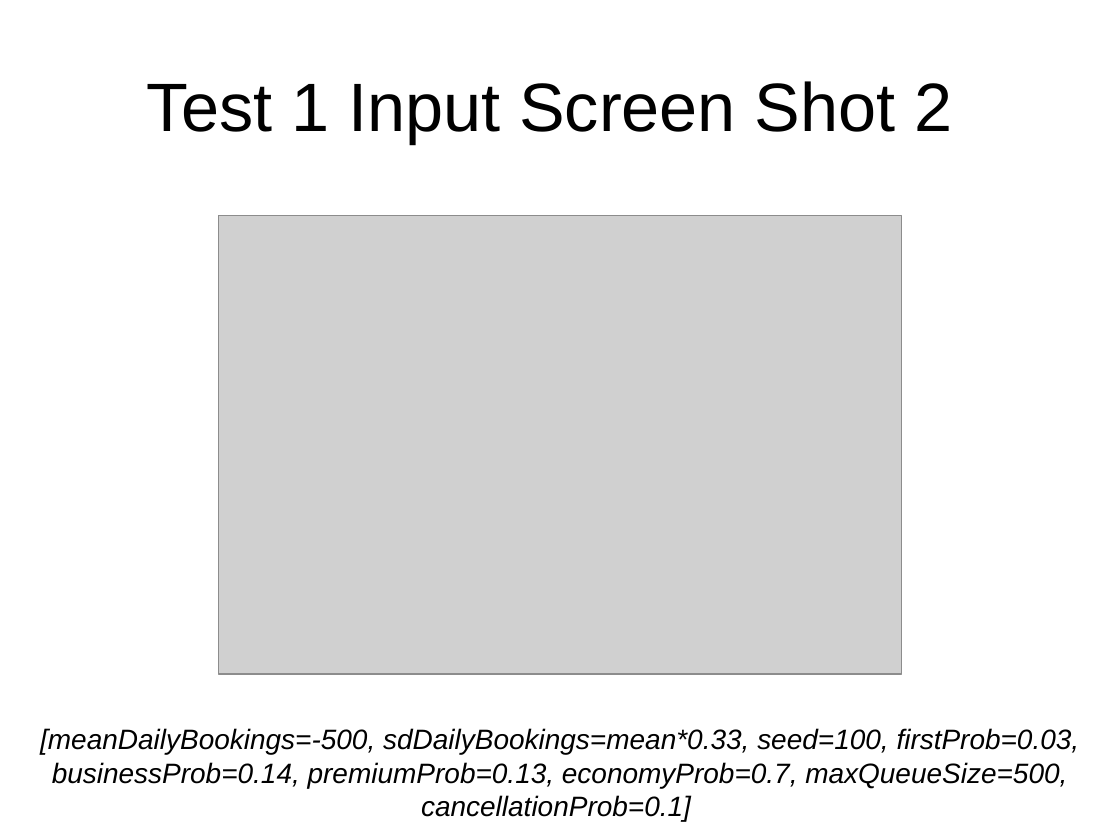
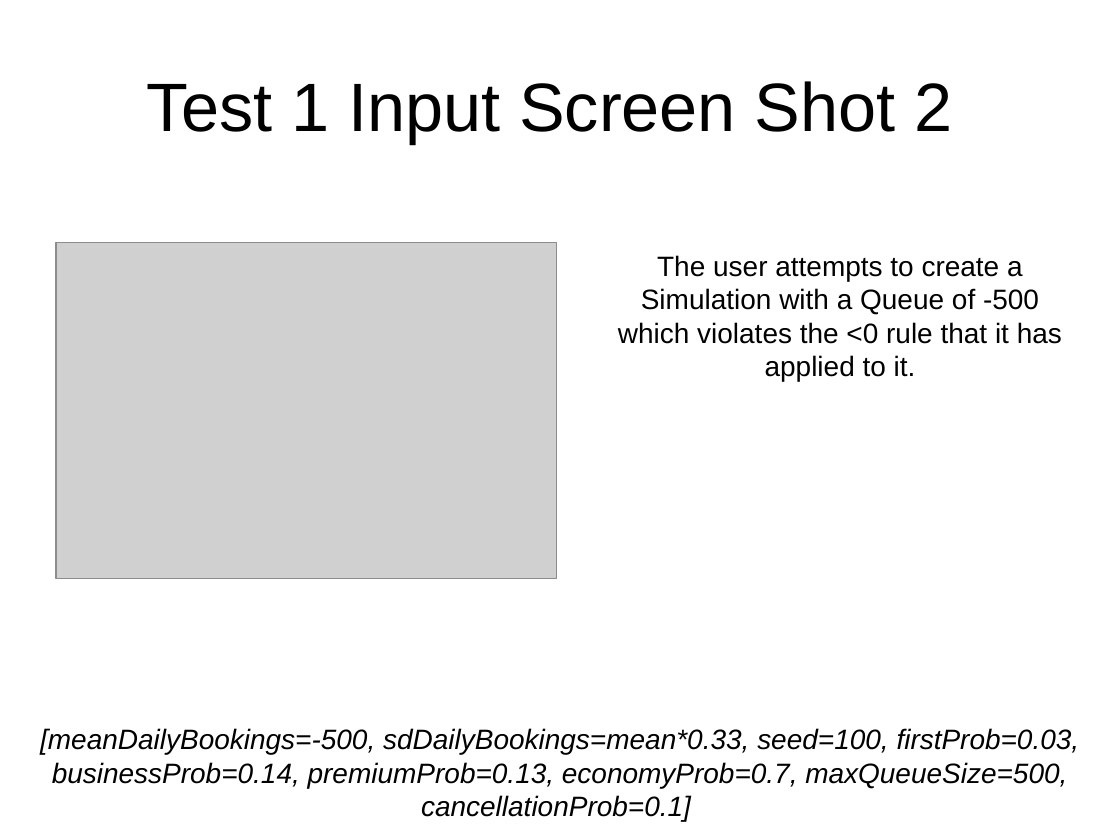
Before and after one commit to mitchellharvey97/Cab302-Ass2-2016, a slide deck: slide 5 of GUITestPlan.pptx. Drawn at 1120x840 pixels with LibreOffice and Linux fonts; fonts in the diff are those of the drawing; grey boxes stand for pictures. Boxes give left, top, right and bottom in pixels: in the first picture for what was removed or moved away, otherwise in the second. Text is boxed around its words. In the diff, an @@ line names an element or a change of style, - is before the commit and + after.

Commit message:
Adding Test Plan

```diff
--- a/GUITestPlan.pptx
+++ b/GUITestPlan.pptx
@@ picture: place and size @@
-picture at (218,216,902,674)
+picture at (56,243,557,579)
@@ text added at (618,255,1062,382), 18 pt, text #000000 @@
+The user attempts to create a Simulation with a Queue of -500 which violates the <0 rule that it has applied to it.
```
Also in this commit, not shown: 10 other slides changed, 5 slides added, 2 slides removed, 1 other file.
